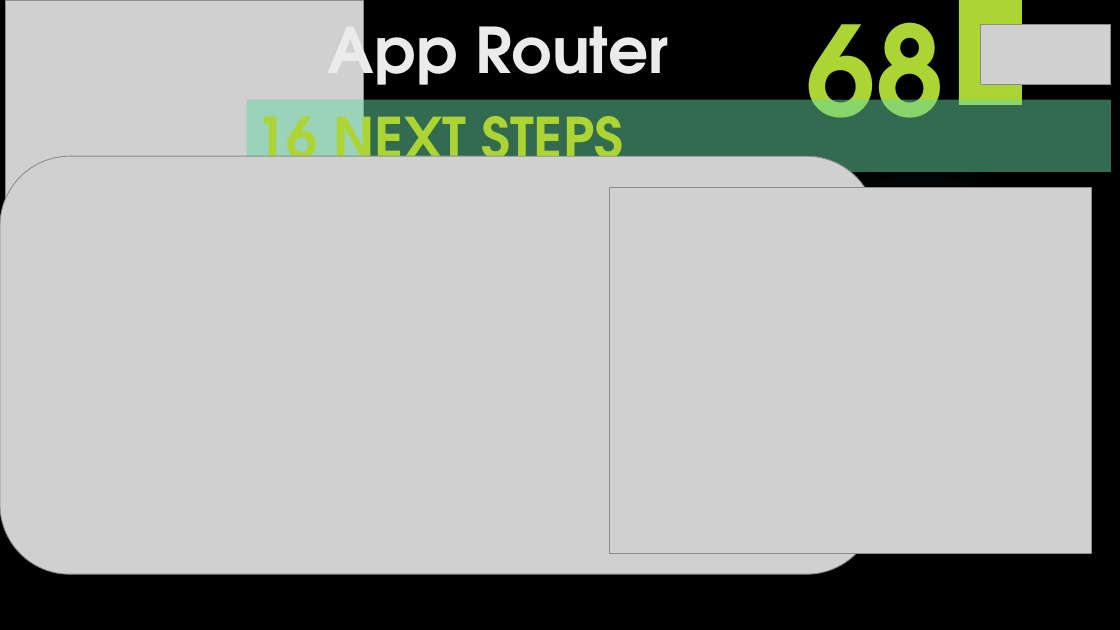
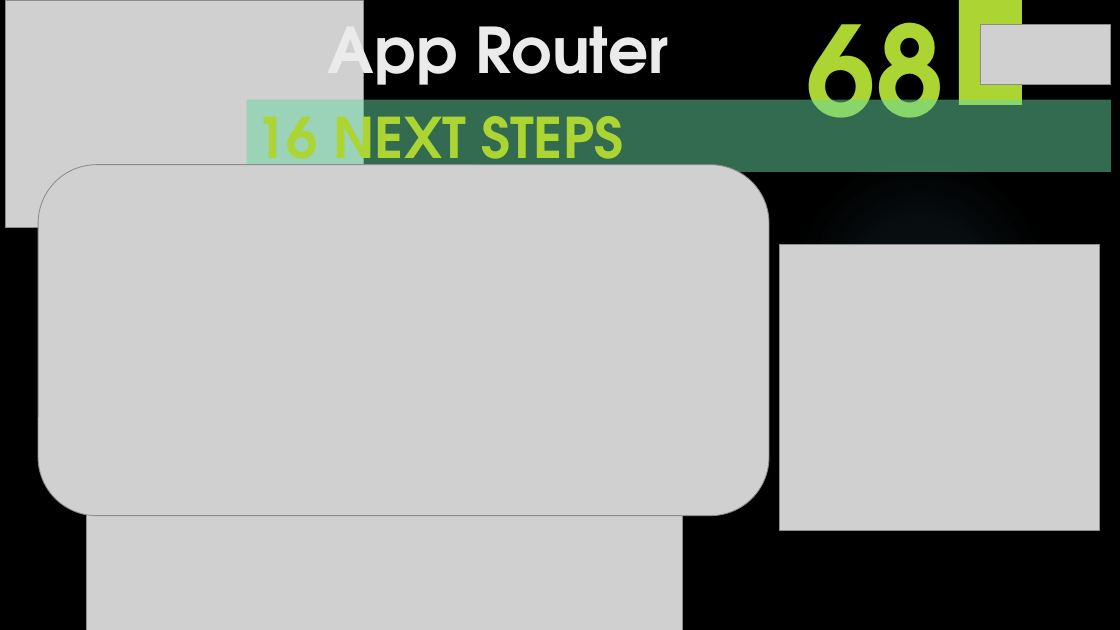
Before and after one commit to yasenstar/learn_javascript, a slide deck: slide 69 of learn_nextjs/2_App_Router/App_Router.pptx. Drawn at 1120x630 pixels with LibreOffice and Linux fonts; fonts in the diff are those of the drawing; grey boxes stand for pictures; background and template pictures are left out. Boxes give left, top, right and bottom in pixels: in the first picture for what was removed or moved away, otherwise in the second. Text is boxed around its words. In the diff, an @@ line names an element or a change of style, - is before the commit and + after.

Commit message:
add ch16

```diff
--- a/learn_nextjs/2_App_Router/App_Router.pptx
+++ b/learn_nextjs/2_App_Router/App_Router.pptx
@@ picture: place and size @@
-picture at (0,156,876,575)
+picture at (38,165,769,516)
@@ picture removed at (610,188,1091,554) @@
@@ picture added at (780,245,1101,530) @@
@@ picture added at (87,479,682,630) @@
```
Also in this commit, not shown: 3 other slides changed.
